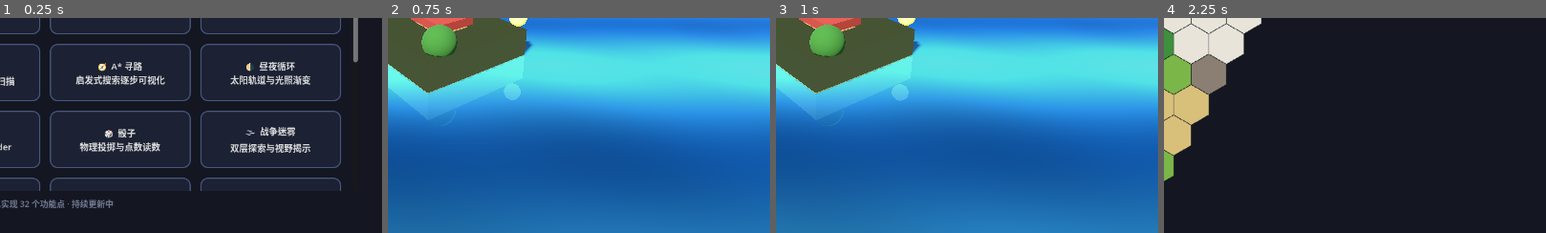
Above: before the commit, frames 1-4 (left to right).
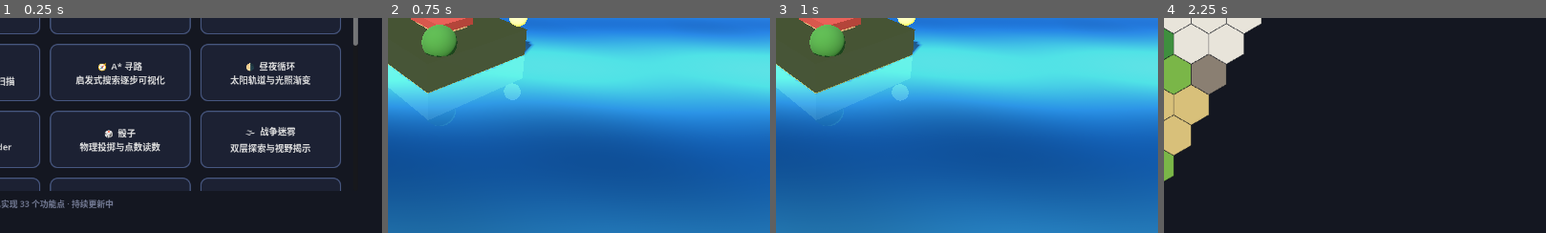
Above: after the commit, the same moments.

Repository: richardkiwilee/pyFramework
Game: Godot game, scene res://scenes/menu.tscn
Same seed, same stepped clock (60 frames per second), same inputs: the game is played once before the commit and once after it.
Inputs:
- Up to frame 1 (0.25 s): no input
- Up to frame 2 (0.75 s): click "🌊 水面倒影 3D 波光水面与镜像倒影" at 0.5 s
- Up to frame 3 (1 s): no input
- Up to frame 4 (2.25 s): click "← 返回主菜单" at 1.25 s; click "⬡ 六边形地图 轴向六边形网格与寻路" at 2 s
The pictures show only the part of the screen within x 43-93%, y 47-97%; the shares and areas given below are measured in that part.

The runs differ from the first frame. In frame 1, 0.1% of the frame differs, in the area x 6-94%, y 12-88%; in frame 2, nothing differs; in frame 3, nothing differs; in frame 4, nothing differs.

Commit message:
ai-discover: 功能33 程序化地形——fbm噪声高度图+分层顶点色+水面
Co-Authored-By: Claude <noreply@anthropic.com>

Diff:
--- /dev/null
+++ b/ai-discover/features/terrain_gen/terrain_gen.gd
@@ -0,0 +1,162 @@
+extends Node3D
+## =============================================================================
+## 程序化地形 —— fbm 噪声高度图 → 彩色网格地形 + 水面
+## =============================================================================
+## · 60×60 顶点网格，高度由 4 层 value noise 叠加（fbm）生成；
+## · 顶点色按高度分带：沙滩 → 草地 → 岩石 → 雪顶；
+## · 法线用高度图中心差分计算，光照自然；
+## · 【🎲 重新生成】换随机种子；左键拖拽旋转视角、滚轮缩放。
+## =============================================================================
+
+const GRID := 60          # 顶点网格 60×60
+const SPACING := 1.6      # 顶点间距
+const WATER_LEVEL := 2.6
+
+var _terrain: MeshInstance3D
+var _water: MeshInstance3D
+var _seed := 0
+var _yaw := 0.6
+var _pitch := 0.5
+var _dist := 34.0
+
+@onready var camera: Camera3D = $Camera3D
+
+
+func _ready() -> void:
+	$CanvasLayer/Bar/RegenBtn.pressed.connect(_regenerate)
+	_generate(0)
+	_update_camera()
+
+
+func _regenerate() -> void:
+	_seed += 1
+	_generate(_seed)
+
+
+# ============================================================
+#  噪声
+# ============================================================
+func _hash2(x: int, y: int) -> float:
+	var n := x * 374761393 + y * 668265263
+	n = (n ^ (n >> 13)) * 1274126177
+	return float((n & 0x7fffffff) % 1000) / 1000.0
+
+
+func _vnoise(x: float, y: float) -> float:
+	var xi := int(floor(x))
+	var yi := int(floor(y))
+	var xf := x - xi
+	var yf := y - yi
+	xf = xf * xf * (3.0 - 2.0 * xf)
+	yf = yf * yf * (3.0 - 2.0 * yf)
+	return lerp(
+		lerp(_hash2(xi, yi), _hash2(xi + 1, yi), xf),
+		lerp(_hash2(xi, yi + 1), _hash2(xi + 1, yi + 1), xf),
+		yf)
+
+
+func _height_at(x: float, y: float) -> float:
+	var v := 0.0
+	var amp := 3.2
+	var freq := 0.055
+	for i in 4:
+		v += amp * _vnoise(x * freq + _seed * 13.7, y * freq + _seed * 7.3)
+		amp *= 0.5
+		freq *= 2.1
+	return v
+
+
+## 高度 → 顶点色（沙滩/草地/岩石/雪顶）
+func _color_for_height(h: float) -> Color:
+	if h < WATER_LEVEL + 0.5:
+		return Color(0.72, 0.66, 0.45)      # 沙滩
+	if h < 5.0:
+		return Color(0.32, 0.55, 0.25)      # 草地
+	if h < 7.0:
+		return Color(0.5, 0.46, 0.42)       # 岩石
+	return Color(0.92, 0.92, 0.95)          # 雪顶
+
+
+func _generate(seed: int) -> void:
+	_seed = seed
+	if _terrain != null:
+		_terrain.queue_free()
+	if _water != null:
+		_water.queue_free()
+
+	# 高度场
+	var heights := PackedFloat32Array()
+	heights.resize((GRID + 1) * (GRID + 1))
+	for z in GRID + 1:
+		for x in GRID + 1:
+			heights[z * (GRID + 1) + x] = _height_at(x, z)
+
+	# 构建网格（顶点色 + 中心差分法线）
+	var st := SurfaceTool.new()
+	st.begin(Mesh.PRIMITIVE_TRIANGLES)
+	for z in GRID:
+		for x in GRID:
+			for corner in [Vector2i(0, 0), Vector2i(1, 0), Vector2i(1, 1), Vector2i(0, 0), Vector2i(1, 1), Vector2i(0, 1)]:
+				var gx: int = x + corner.x
+				var gz: int = z + corner.y
+				var h: float = heights[gz * (GRID + 1) + gx]
+				st.set_color(_color_for_height(h))
+				st.set_normal(_normal_at(gx, gz, heights))
+				st.add_vertex(Vector3(gx * SPACING, h, gz * SPACING))
+	_terrain = MeshInstance3D.new()
+	_terrain.mesh = st.commit()
+	var mat := StandardMaterial3D.new()
+	mat.vertex_color_use_as_albedo = true
+	mat.roughness = 0.95
+	_terrain.material_override = mat
+	add_child(_terrain)
+	# 偏移到网格中心
+	_terrain.position = Vector3(-GRID * SPACING / 2.0, 0, -GRID * SPACING / 2.0)
+
+	# 水面（半透明蓝色平面）
+	_water = MeshInstance3D.new()
+	var plane := PlaneMesh.new()
+	plane.size = Vector2(GRID * SPACING * 1.2, GRID * SPACING * 1.2)
+	_water.mesh = plane
+	var wmat := StandardMaterial3D.new()
+	wmat.albedo_color = Color(0.15, 0.45, 0.75, 0.65)
+	wmat.transparency = BaseMaterial3D.TRANSPARENCY_ALPHA
+	wmat.roughness = 0.2
+	_water.material_override = wmat
+	_water.position = Vector3(0, WATER_LEVEL, 0)
+	add_child(_water)
+
+
+## 法线 = 高度图中心差分
+func _normal_at(x: int, z: int, heights: PackedFloat32Array) -> Vector3:
+	var hl := heights[z * (GRID + 1) + maxi(0, x - 1)]
+	var hr := heights[z * (GRID + 1) + mini(GRID, x + 1)]
+	var hd := heights[maxi(0, z - 1) * (GRID + 1) + x]
+	var hu := heights[mini(GRID, z + 1) * (GRID + 1) + x]
+	return Vector3(hl - hr, 2.0 * SPACING, hd - hu).normalized()
+
+
+func _unhandled_input(event: InputEvent) -> void:
+	if event is InputEventMouseButton and event.pressed:
+		if event.button_index == MOUSE_BUTTON_WHEEL_UP:
+			_dist = maxf(18.0, _dist - 1.5)
+			_update_camera()
+			get_viewport().set_input_as_handled()
+		elif event.button_index == MOUSE_BUTTON_WHEEL_DOWN:
+			_dist = minf(60.0, _dist + 1.5)
+			_update_camera()
+			get_viewport().set_input_as_handled()
+	elif event is InputEventMouseMotion and event.button_mask & MOUSE_BUTTON_MASK_LEFT:
+		_yaw -= event.relative.x * 0.008
+		_pitch = clampf(_pitch + event.relative.y * 0.005, 0.2, 0.85)
+		_update_camera()
+
+
+func _update_camera() -> void:
+	var target := Vector3(0, 4.0, 0)
+	camera.position = target + Vector3(
+		cos(_yaw) * cos(_pitch),
+		sin(_pitch),
+		sin(_yaw) * cos(_pitch)
+	) * _dist
+	camera.look_at(target)
--- /dev/null
+++ b/ai-discover/features/terrain_gen/terrain_gen.tscn
@@ -0,0 +1,57 @@
+[gd_scene load_steps=6 format=3]
+
+[ext_resource type="Script" path="res://features/terrain_gen/terrain_gen.gd" id="1_main"]
+[ext_resource type="PackedScene" path="res://scenes/back_button.tscn" id="2_back"]
+
+[sub_resource type="ProceduralSkyMaterial" id="sky_mat"]
+sky_top_color = Color(0.3, 0.5, 0.8, 1)
+sky_horizon_color = Color(0.75, 0.8, 0.85, 1)
+ground_bottom_color = Color(0.15, 0.18, 0.25, 1)
+ground_horizon_color = Color(0.75, 0.8, 0.85, 1)
+
+[sub_resource type="Sky" id="Sky_1"]
+sky_material = SubResource("sky_mat")
+
+[sub_resource type="Environment" id="Environment_1"]
+background_mode = 2
+sky = SubResource("Sky_1")
+ambient_light_source = 2
+ambient_light_color = Color(0.5, 0.55, 0.65, 1)
+
+[node name="TerrainGen" type="Node3D"]
+script = ExtResource("1_main")
+
+[node name="WorldEnvironment" type="WorldEnvironment" parent="."]
+environment = SubResource("Environment_1")
+
+[node name="DirectionalLight3D" type="DirectionalLight3D" parent="."]
+rotation = Vector3(-0.9, 0.5, 0)
+shadow_enabled = true
+
+[node name="Camera3D" type="Camera3D" parent="."]
+fov = 58.0
+
+[node name="CanvasLayer" type="CanvasLayer" parent="."]
+
+[node name="Bar" type="HBoxContainer" parent="CanvasLayer"]
+offset_left = 16.0
+offset_top = 12.0
+offset_right = 400.0
+offset_bottom = 56.0
+theme_override_constants/separation = 10
+
+[node name="RegenBtn" type="Button" parent="CanvasLayer/Bar"]
+layout_mode = 2
+custom_minimum_size = Vector2(160, 40)
+theme_override_font_sizes/font_size = 16
+text = "🎲 重新生成"
+
+[node name="BackButton" parent="CanvasLayer" instance=ExtResource("2_back")]
+
+[node name="HintLabel" type="Label" parent="CanvasLayer"]
+offset_left = 16.0
+offset_top = 690.0
+offset_right = 1000.0
+offset_bottom = 716.0
+theme_override_font_sizes/font_size = 14
+text = "🏔 拖拽旋转 · 滚轮缩放 · 重新生成换种子 · 沙滩/草地/岩石/雪顶 + 湖泊"
--- a/ai-discover/scripts/menu.gd
+++ b/ai-discover/scripts/menu.gd
@@ -42,6 +42,7 @@
 	{"icon": "👕", "name": "布料模拟", "desc": "Verlet物理布料与风", "scene": "res://features/cloth/cloth.tscn"},
 	{"icon": "🔦", "name": "手电筒光照", "desc": "光锥shader照亮藏宝图", "scene": "res://features/flashlight/flashlight.tscn"},
 	{"icon": "✨", "name": "粒子光环", "desc": "轨道粒子环与旋转星盘", "scene": "res://features/particle_halo/particle_halo.tscn"},
+	{"icon": "🏔", "name": "程序化地形", "desc": "fbm噪声高度图彩色地形", "scene": "res://features/terrain_gen/terrain_gen.tscn"},
 ]
 
 @onready var grid: GridContainer = $CenterBox/VBox/Scroll/Grid
